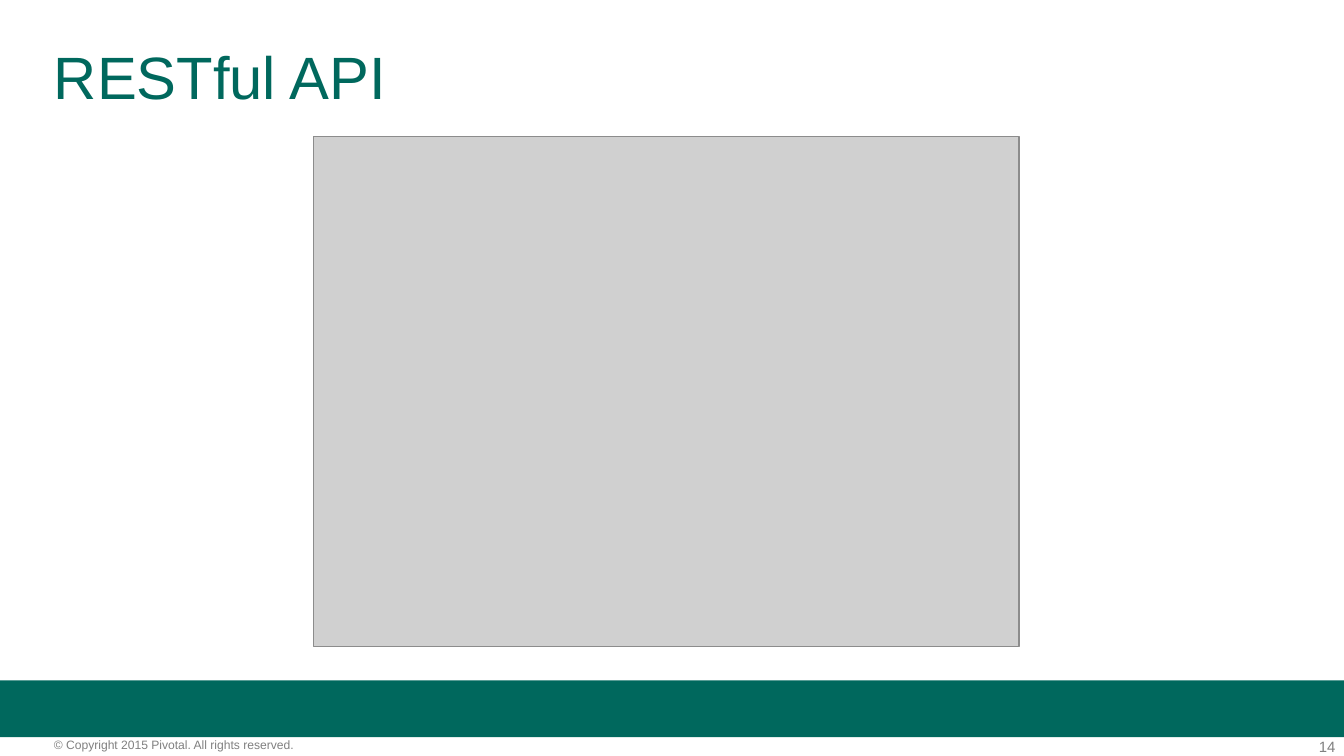
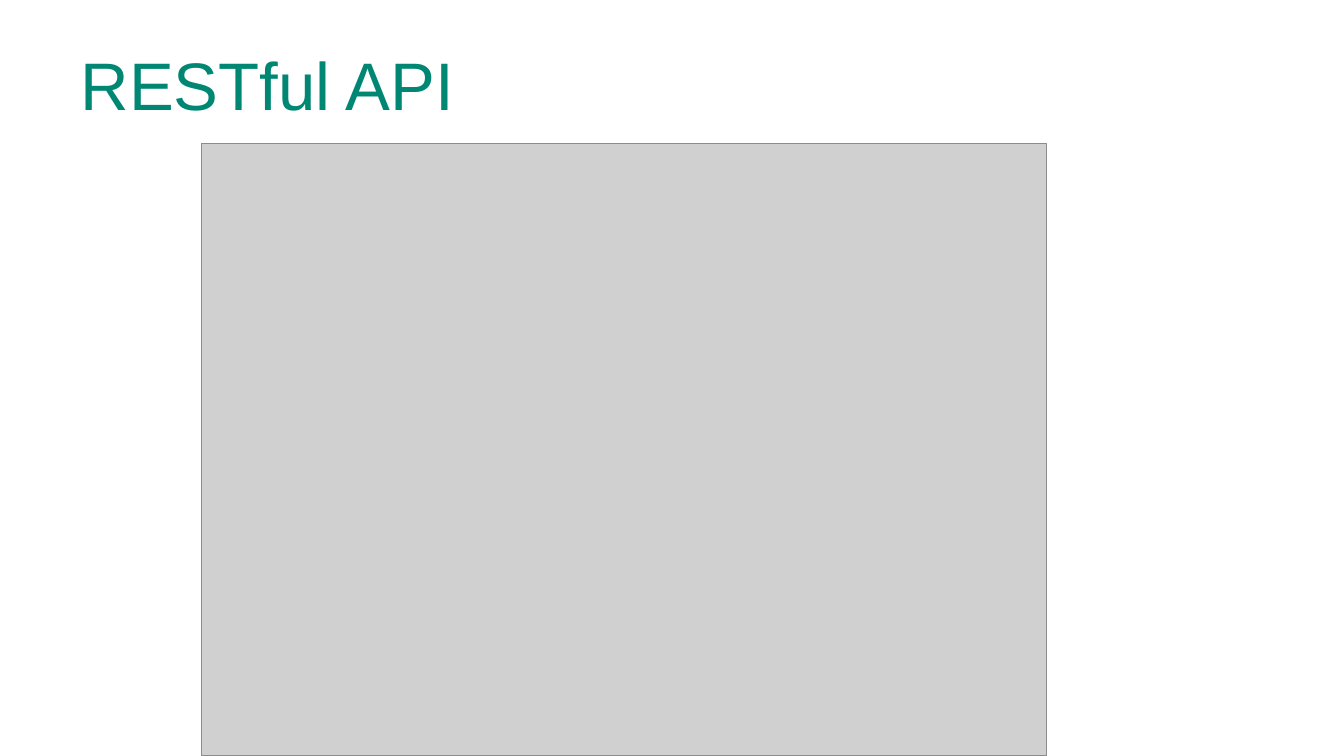
Before and after one commit to phopper-pivotal/PCF-Workshop-Carfax, a slide deck: slide 14 of presentations/5-Spring_Data_REST.pptx. Drawn at 1344x756 pixels with LibreOffice and Linux fonts; fonts in the diff are those of the drawing; grey boxes stand for pictures; background and template pictures are left out. Boxes give left, top, right and bottom in pixels: in the first picture for what was removed or moved away, otherwise in the second. Text is boxed around its words. In the diff, an @@ line names an element or a change of style, - is before the commit and + after.

```diff
--- a/presentations/5-Spring_Data_REST.pptx
+++ b/presentations/5-Spring_Data_REST.pptx
@@ title "RESTful API": place and size @@
-title "RESTful API" at [54, 55, 385, 100]
+title "RESTful API" at [81, 61, 454, 111]
@@ title "RESTful API" at [81, 61, 454, 111]: size 32 to 36 pt, text colour #00685D to #008774; line spacing 0.9 to 1 @@
@@ picture: place and size @@
-picture at [313, 137, 1019, 646]
+picture at [202, 144, 1047, 756]
@@ rectangle removed at [0, 680, 1344, 737] @@
@@ text removed at [66, 740, 293, 752] @@
-© Copyright 2015 Pivotal. All rights reserved.
@@ page number removed at [1319, 742, 1336, 752] @@
-14
```
Also in this commit, not shown: 9 other slides changed, 6 slides added, 8 slides removed, 3 other files.
